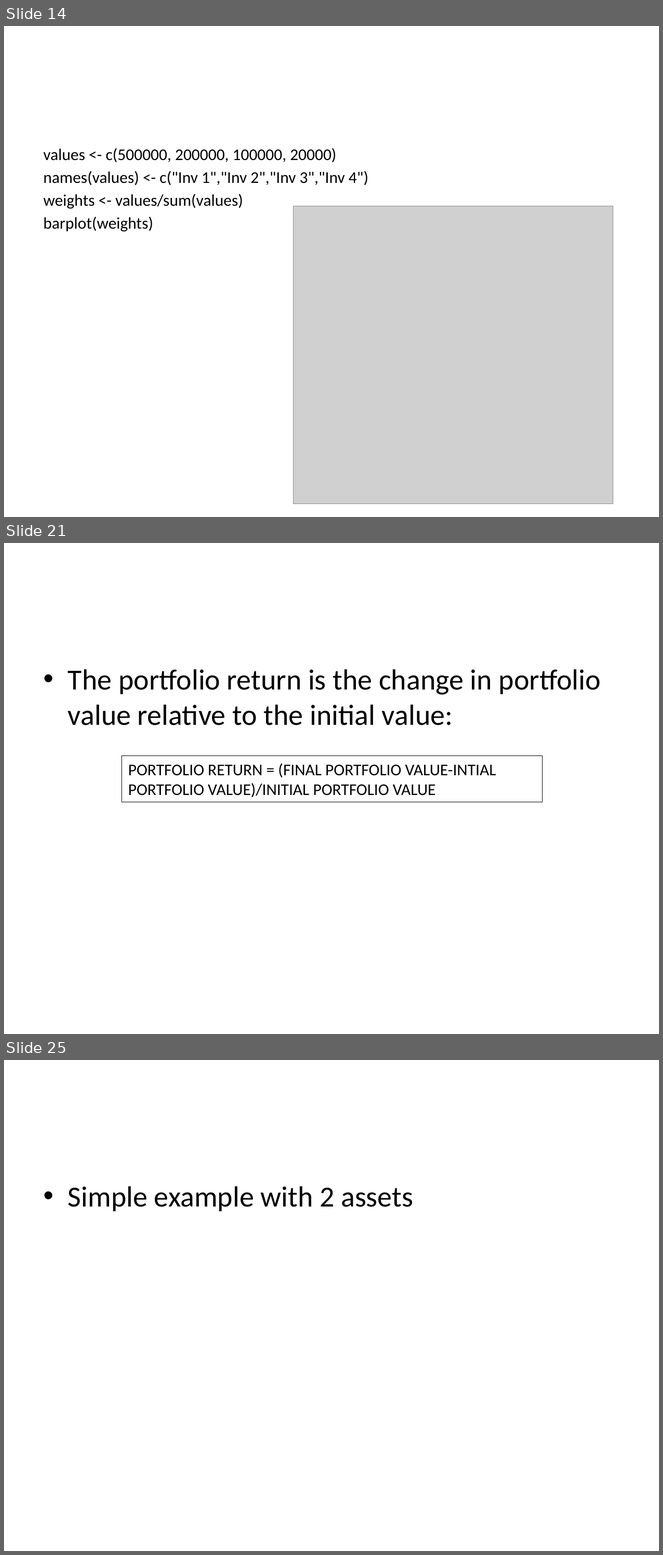
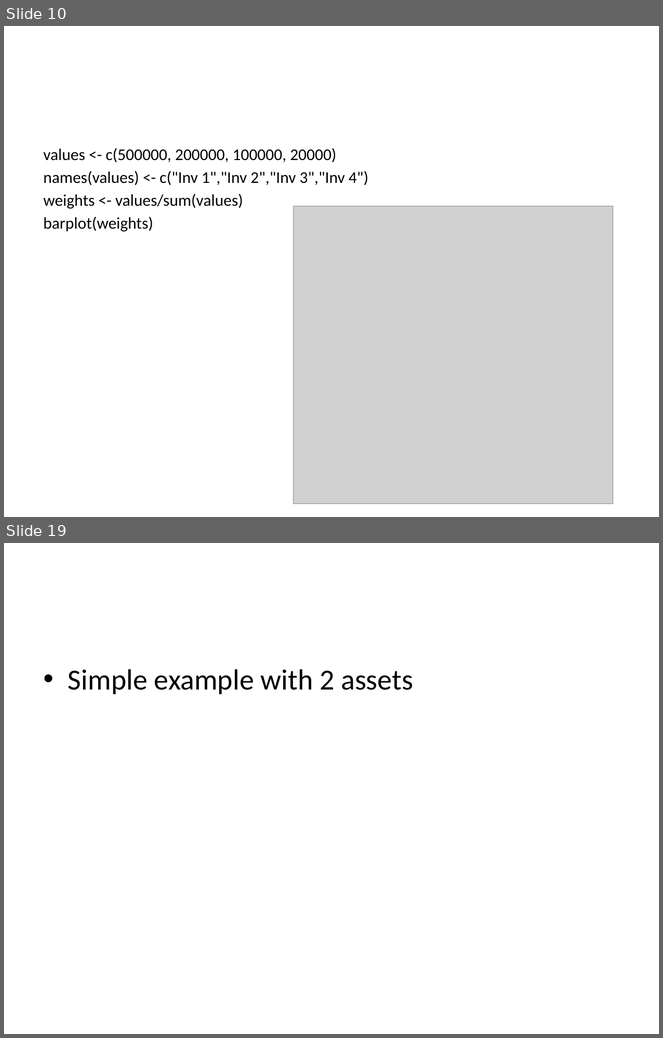
Before and after one commit to saciestudio/courses-intro-portfolio-analysis, a slide deck: scripts/Chapter1.pptx. Shown one above the other, each under a label of ours: slides 14, 21 and 25 before the commit, slides 10 and 19 after it; the slides between them are not shown. The pictures are 663x1555 and 663x1038 pixels, drawn with LibreOffice and Linux fonts; fonts in the diff are those of the drawing; grey boxes stand for pictures. Boxes give left, top, right and bottom in pixels: in the first picture for what was removed or moved away, otherwise in the second. Text is boxed around its words. In the diff, an @@ line names an element or a change of style, - is before the commit and + after.

```diff
--- a/scripts/Chapter1.pptx
+++ b/scripts/Chapter1.pptx
@@ slide 21 removed at [4, 543, 659, 1034], background #FFFFFF @@
@@ text removed at [68, 669, 601, 726] @@
-• The portfolio return is the change in portfolio value relative to the initial value:
@@ rectangle removed at [122, 756, 543, 802] @@
-PORTFOLIO RETURN = (FINAL PORTFOLIO VALUE-INTIAL PORTFOLIO VALUE)/INITIAL PORTFOLIO VALUE
@@ what was slide 14 is now slide 10 @@
@@ what was slide 25 is now slide 19 @@
```
Also in this commit, not shown: 7 slides changed, 12 slides added, 16 other slides removed, 1 other file.
